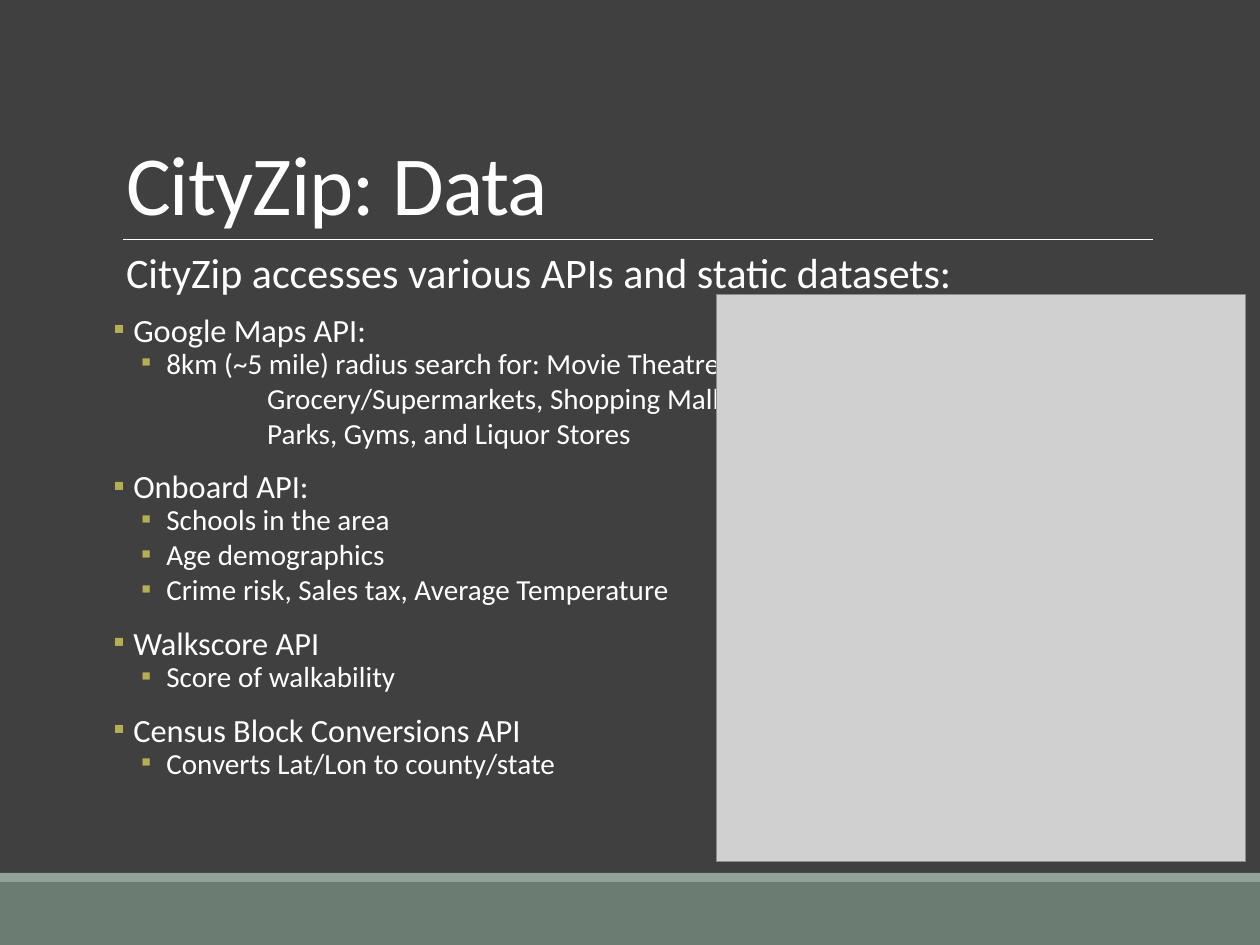
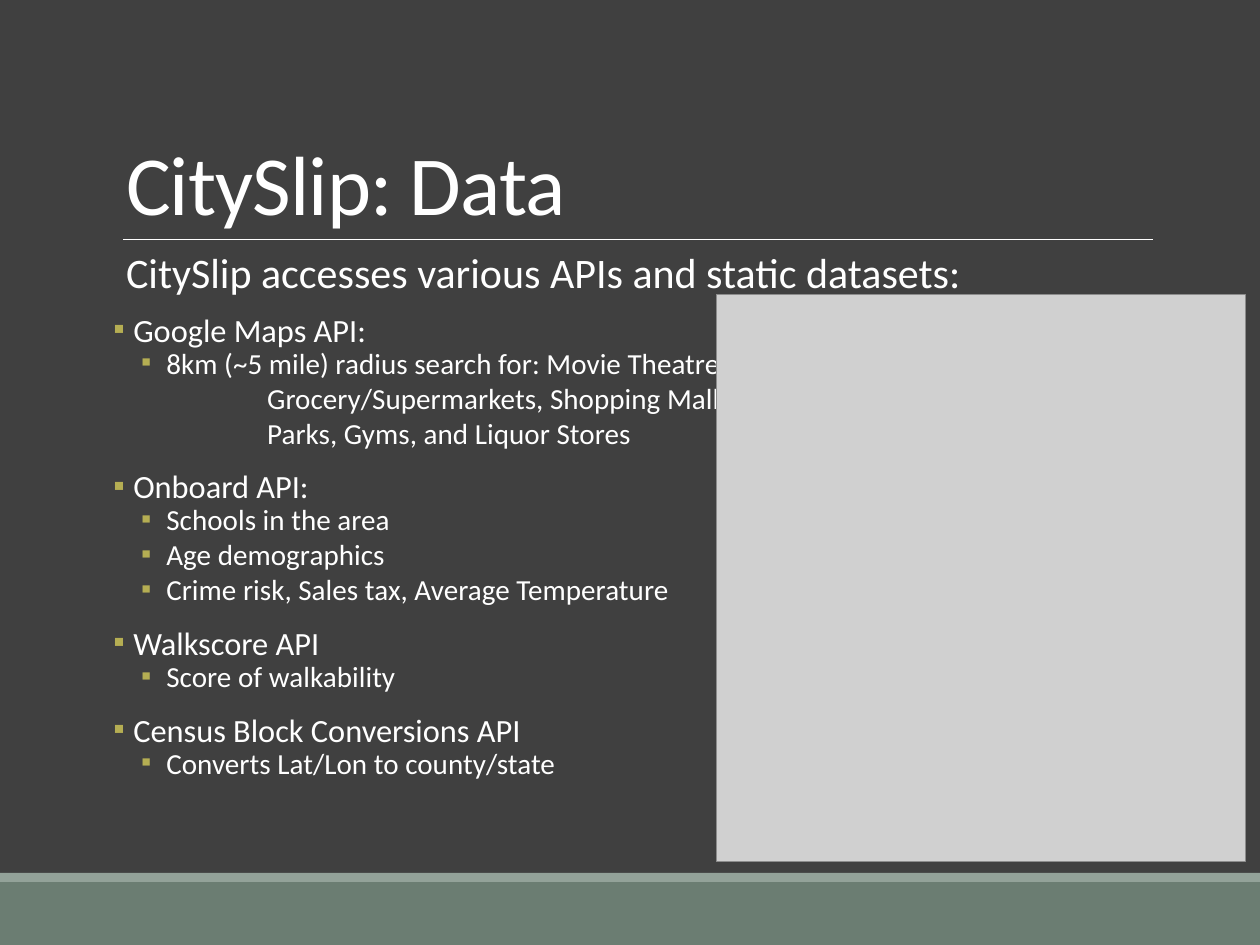
Before and after one commit to miriambrk/CityScore-ZipSlip-, a slide deck: slide 5 of CityZip_Presentation.pptx. Drawn at 1260x945 pixels with LibreOffice and Linux fonts; fonts in the diff are those of the drawing; grey boxes stand for pictures. Boxes give left, top, right and bottom in pixels: in the first picture for what was removed or moved away, otherwise in the second. Text is boxed around its words. In the diff, an @@ line names an element or a change of style, - is before the commit and + after.

```diff
--- a/CityZip_Presentation.pptx
+++ b/CityZip_Presentation.pptx
@@ title at box(126, 156, 566, 229): text changed @@
-CityZip: Data
+CitySlip: Data
@@ text at box(126, 259, 960, 299): text changed @@
-  CityZip accesses various APIs and static datasets:
+  CitySlip accesses various APIs and static datasets:
```
Also in this commit, not shown: 6 other slides changed, 1 slide added, 1 slide removed.
